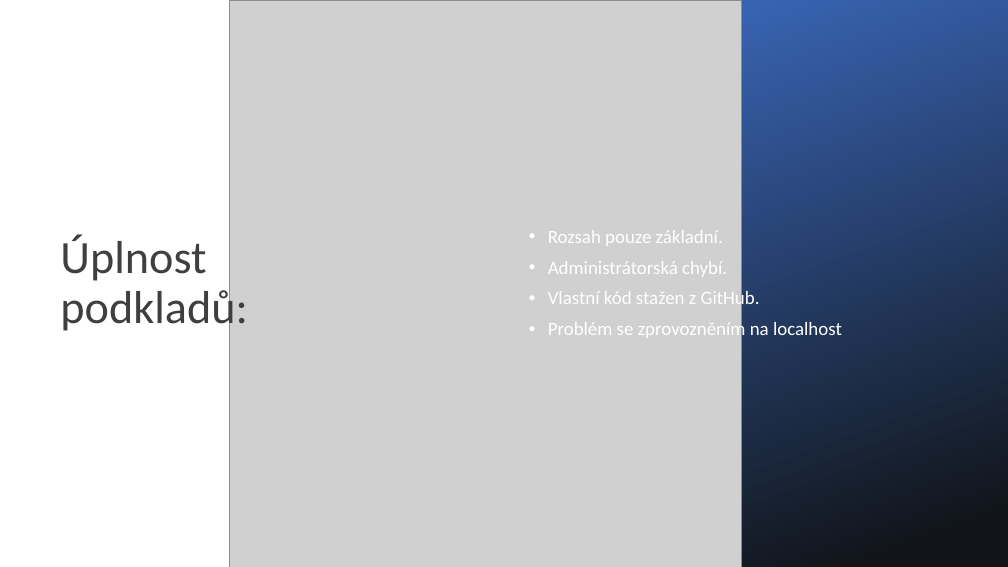
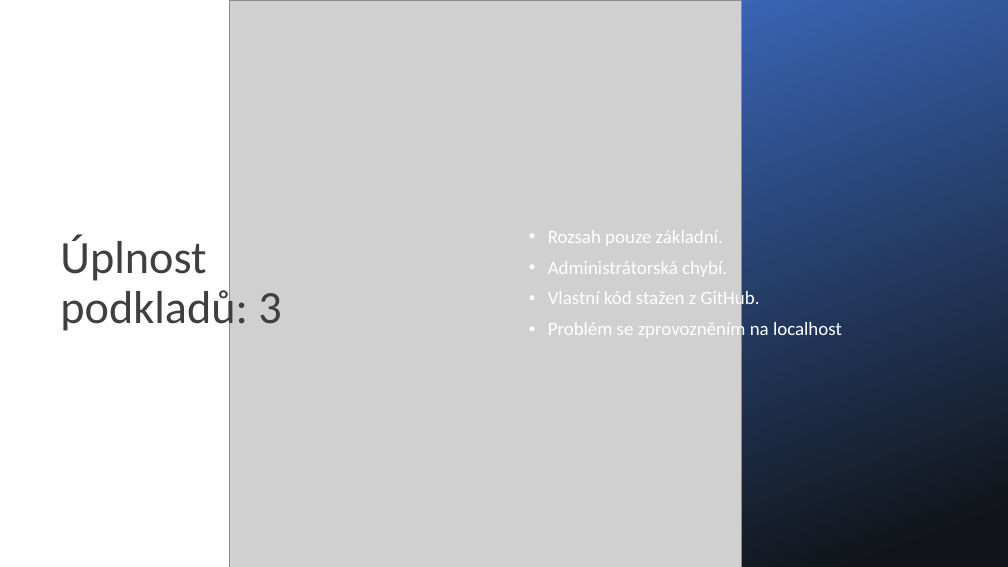
Before and after one commit to grenade-vspj/grenade_skolni-projekt, a slide deck: slide 5 of Dokumenty/Oponentura/Hodnocení týmu Kostello.pptx. Drawn at 1008x567 pixels with LibreOffice and Linux fonts; fonts in the diff are those of the drawing; grey boxes stand for pictures. Boxes give left, top, right and bottom in pixels: in the first picture for what was removed or moved away, otherwise in the second. Text is boxed around its words. In the diff, an @@ line names an element or a change of style, - is before the commit and + after.

```diff
--- a/Dokumenty/Oponentura/Hodnocení týmu Kostello.pptx
+++ b/Dokumenty/Oponentura/Hodnocení týmu Kostello.pptx
@@ title at <box>60,235,281,334</box>: text changed @@
-Úplnost podkladů:
+Úplnost podkladů: 3
```
Also in this commit, not shown: 6 other slides changed, 1 other file.
